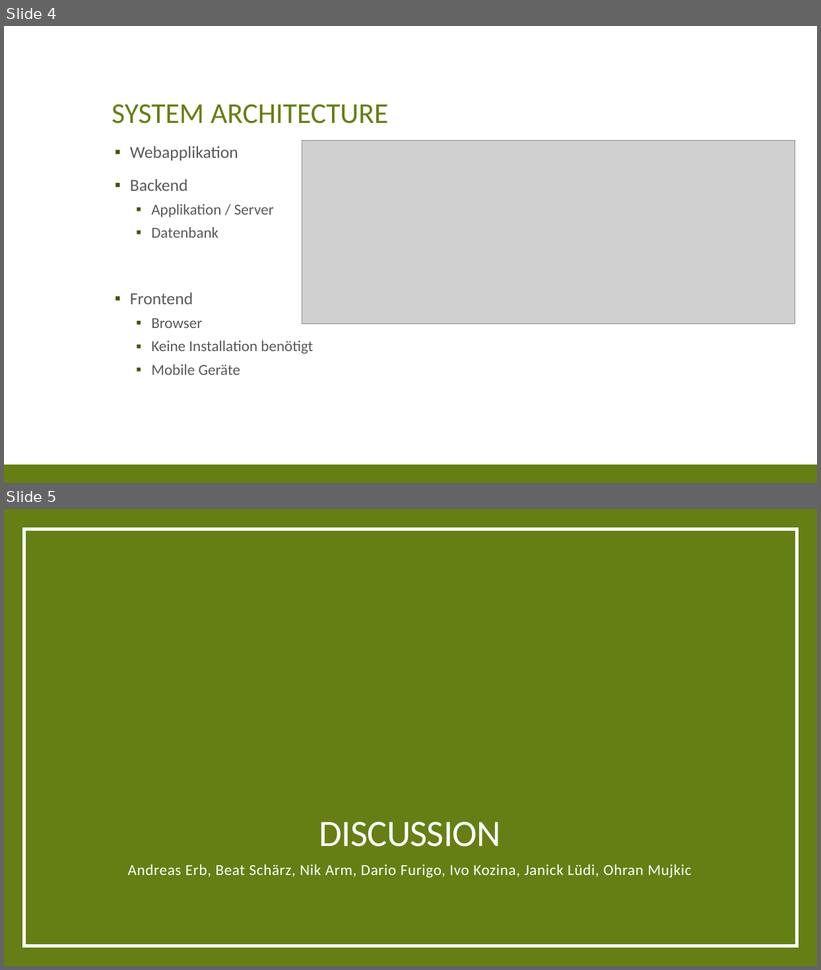
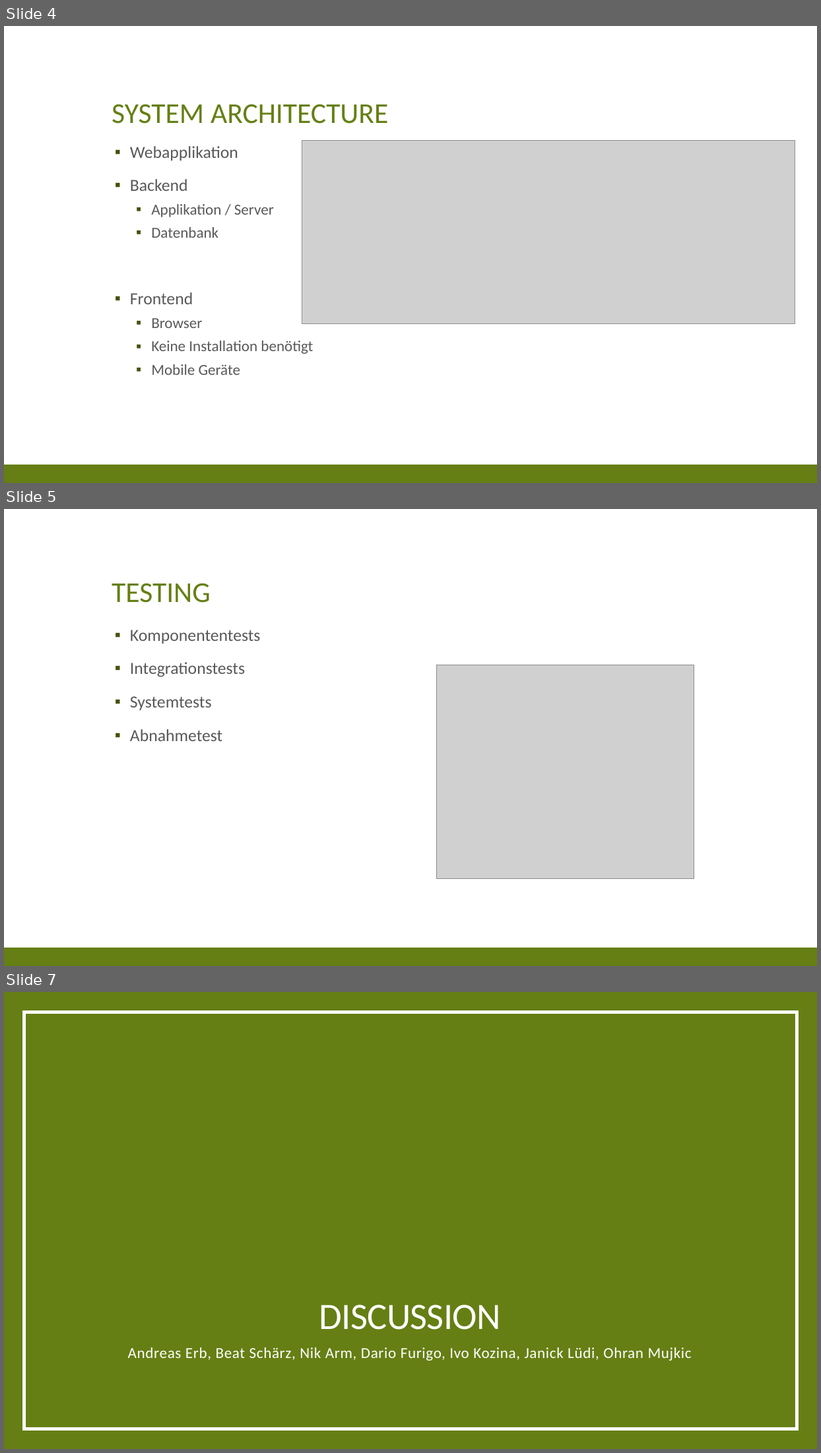
Before and after one commit to res13/ch.bfh.bti7081.s2018.white, a slide deck: doc/task02/Presentation_2.pptx. Shown one above the other, each under a label of ours: slides 4 and 5 before the commit, slides 4, 5 and 7 after it; the slides between them are not shown. The pictures are 821x970 and 821x1453 pixels, drawn with LibreOffice and Linux fonts; fonts in the diff are those of the drawing; grey boxes stand for pictures. Boxes give left, top, right and bottom in pixels: in the first picture for what was removed or moved away, otherwise in the second. Text is boxed around its words. In the diff, an @@ line names an element or a change of style, - is before the commit and + after.

Commit message:
Added presentation slides (Testing, Db & HW) Appendices Added

```diff
--- a/doc/task02/Presentation_2.pptx
+++ b/doc/task02/Presentation_2.pptx
@@ slide 5 added at <box>4,509,817,966</box>, background #FFFFFF; not listed: 1 template element that a slide beside it also shows @@
@@ title added at <box>112,583,211,603</box>, 34 pt, text #657F14 @@
+TESTING
@@ text added at <box>130,630,261,741</box>, 20 pt, text #595959 @@
+▪ Komponententests
+▪ Integrationstests
+▪ Systemtests
+▪ Abnahmetest
@@ picture added at <box>437,666,694,879</box> @@
@@ what was slide 5 is now slide 7 @@
```
Also in this commit, not shown: 1 slide changed, 1 other slide added, 2 other files.
